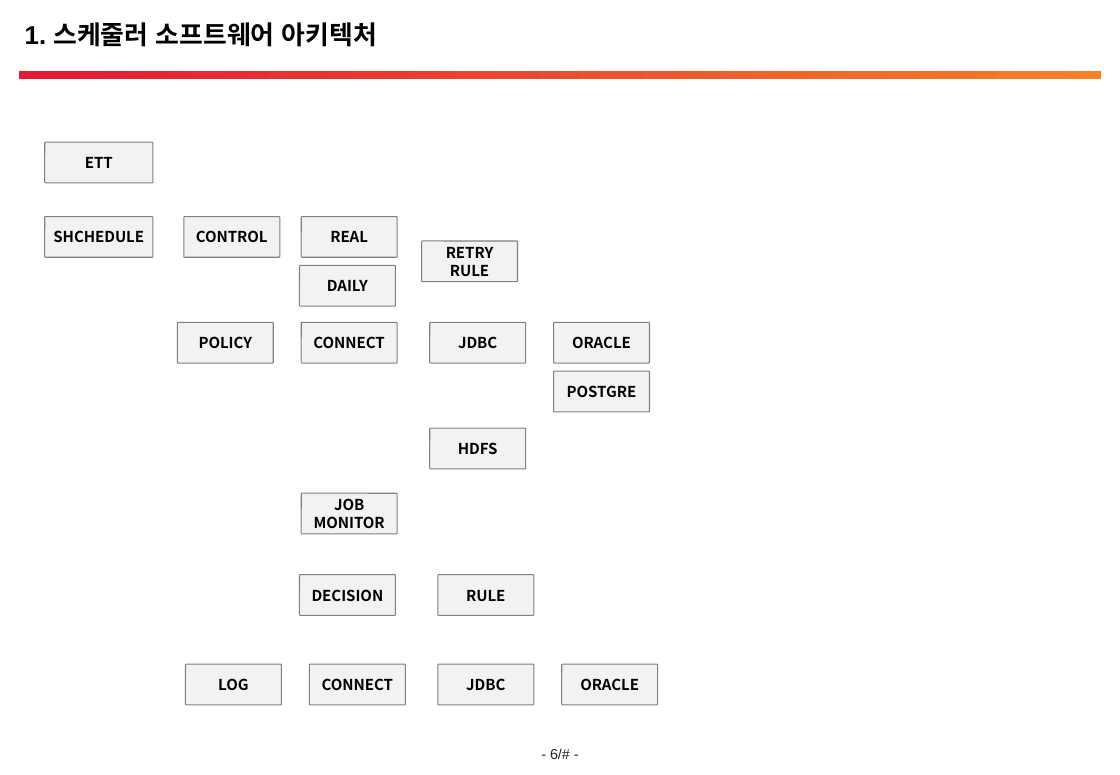
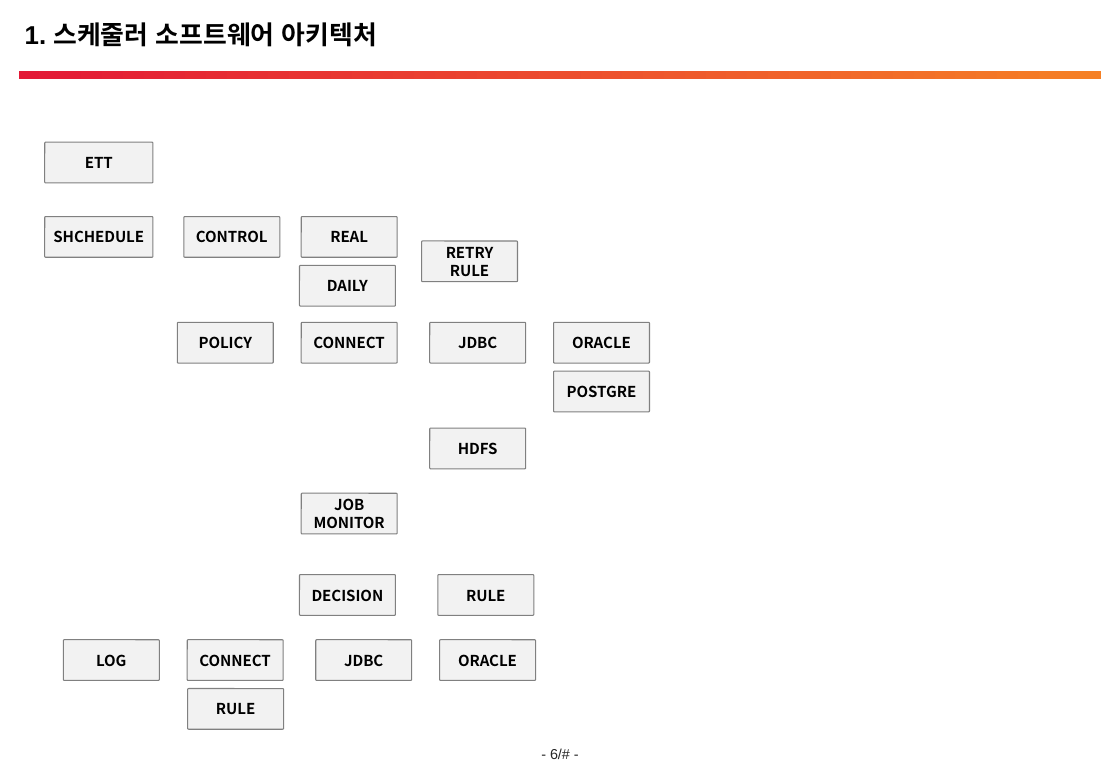
Before and after one commit to pmosoft/spark_scala, a slide deck: slide 7 of eos/02.설계/TEOSPI-아키텍처 정의서_v0.1_스케줄러_20190826.pptx. Drawn at 1120x775 pixels with LibreOffice and Linux fonts; fonts in the diff are those of the drawing; background and template pictures are left out. Boxes give left, top, right and bottom in pixels: in the first picture for what was removed or moved away, otherwise in the second. Text is boxed around its words. In the diff, an @@ line names an element or a change of style, - is before the commit and + after.

```diff
--- a/eos/02.설계/TEOSPI-아키텍처 정의서_v0.1_스케줄러_20190826.pptx
+++ b/eos/02.설계/TEOSPI-아키텍처 정의서_v0.1_스케줄러_20190826.pptx
@@ 3 rounded rectangles: place and size @@
-3 rounded rectangles at (185,665,658,705)
+3 rounded rectangles at (63,640,536,680)
@@ rounded rectangle "JDBC": place and size @@
-rounded rectangle "JDBC" at (438,665,535,705)
+rounded rectangle "JDBC" at (315,640,412,680)
@@ rounded rectangle added at (188,689,284,729), fill #F2F2F2, outline #808080 0.75 pt, 10.5 pt, text #000000, bold @@
+RULE
```
